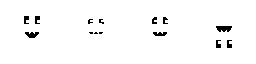
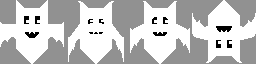
The second 256 x 64 image is a revision of the first. Changes to its layers:
showed "Color Fill 1" over left=0, top=0, right=256, bottom=64
